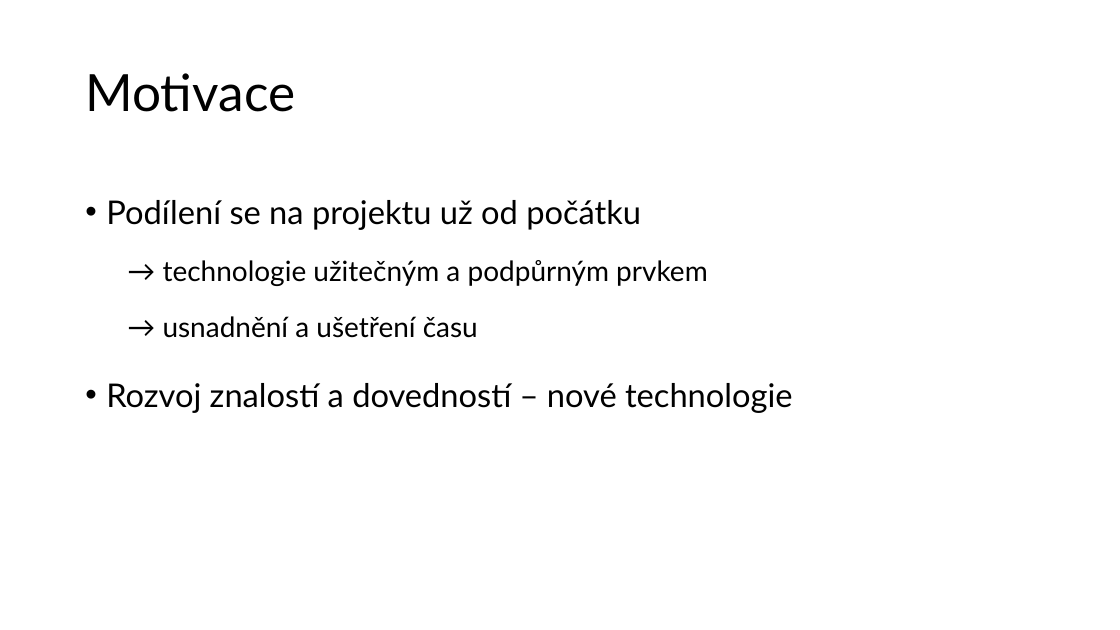
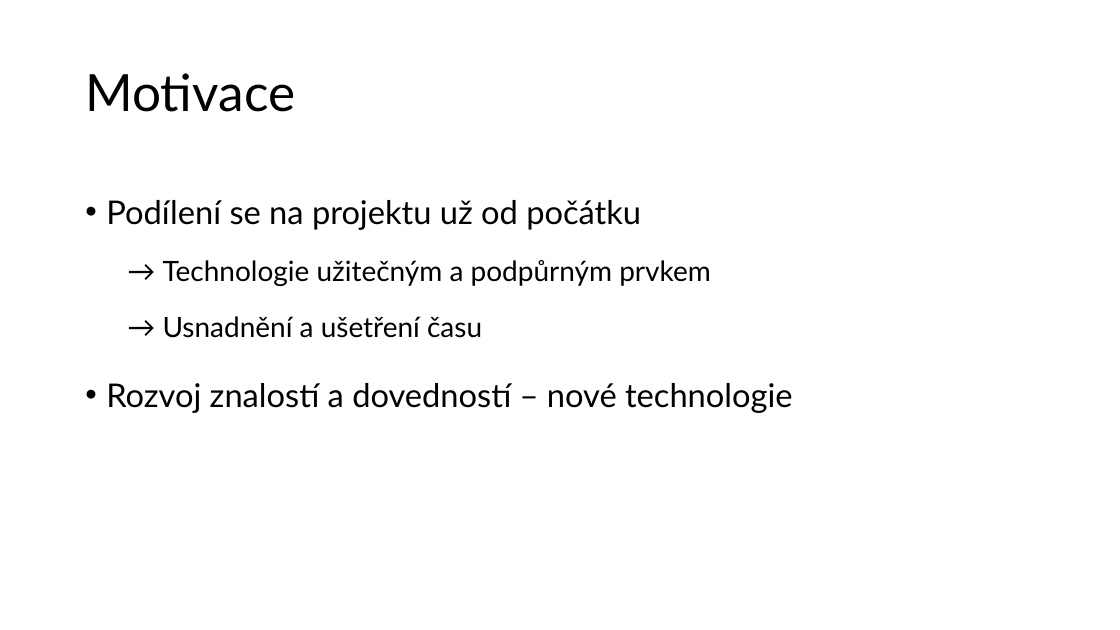
Before and after one commit to rodlukas/bachelors-thesis, a slide deck: slide 4 of prezentace/DPR prezentace.pptx. Drawn at 1120x630 pixels with LibreOffice and Linux fonts; fonts in the diff are those of the drawing. Boxes give left, top, right and bottom in pixels: in the first picture for what was removed or moved away, otherwise in the second. Text is boxed around its words. In the diff, an @@ line names an element or a change of style, - is before the commit and + after.

```diff
--- a/prezentace/DPR prezentace.pptx
+++ b/prezentace/DPR prezentace.pptx
@@ text at box(163, 260, 711, 338): text changed @@
-  → technologie užitečným a podpůrným prvkem
-  → usnadnění a ušetření času
+  → Technologie užitečným a podpůrným prvkem
+  → Usnadnění a ušetření času
```
Also in this commit, not shown: 4 other slides changed.
